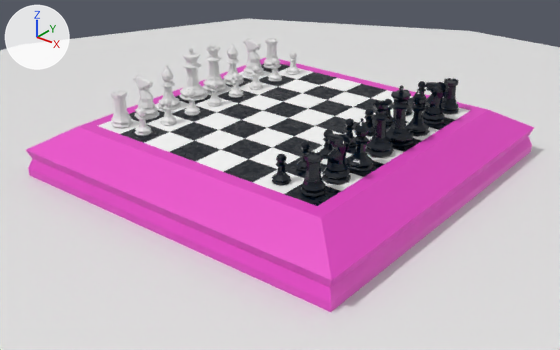
One commit to the Blender file 5_Low Poly Chess/Chess Scene.blend: the scene before it, then after it.
Rendered twice from a camera (50 mm lens) standing at (0.538, -0.689, 0.347) and looking at (0.012, -0.031, -0.061). The axes (+X, +Y, +Z) are drawn at upper left. The lights are the same throughout.
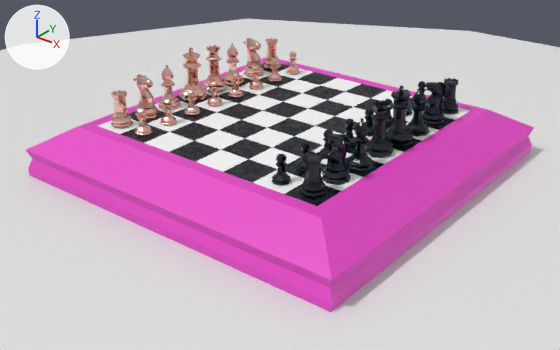
The change, as JSON lines over the scene's bpy script:
```json
{"op": "set", "path": "mat_beyaz.base_color", "old": "(0.8, 0.8, 0.8)", "new": "(1.0, 0.613, 0.529)", "note": "white #e7e7e7 -> beige #ffcdc0"}
{"op": "set", "path": "mat_beyaz.roughness", "old": "0.5", "new": "0.118"}
{"op": "set", "path": "mat_beyaz.metallic", "old": "0.0", "new": "1.0"}
{"block": "me_king", "where": "me_king.from_pydata(...)  # 364 vertices, 358 faces; spans x -0.0222..0.0223, y -0.0216..0.023, z 0.0..0.1004"}
{"op": "add", "block": "me_king", "code": "me_king.materials.append(mat_beyaz)  # beige #ffcdc0"}
{"block": "me_cylinder_001", "where": "me_cylinder_001.from_pydata(...)  # 250 vertices, 248 faces; spans x -0.0151..0.0151, y -0.0151..0.0151, z 0.0..0.0504"}
{"op": "add", "block": "me_cylinder_001", "code": "me_cylinder_001.materials.append(mat_beyaz)  # beige #ffcdc0"}
{"block": "me_bishop_004", "where": "me_bishop_004.from_pydata(...)  # 272 vertices, 282 faces; spans x -0.0201..0.0201, y -0.0192..0.021, z 0.0..0.0809"}
{"op": "add", "block": "me_bishop_004", "code": "me_bishop_004.materials.append(mat_beyaz)  # beige #ffcdc0"}
{"block": "me_rook_001", "where": "# used by ob_white_rook; location = (-0.14, 0.14, 0.0); scale = (0.668, 0.668, 0.682)"}
{"op": "remove", "block": "me_rook_001", "code": "me_rook_001.from_pydata(...)  # 224 vertices, 186 faces; spans x -0.0196..0.0196, y -0.0191..0.0201, z 0.0..0.0586"}
{"op": "add", "block": "me_rook_001", "code": "me_rook_001.from_pydata(...)  # 399 vertices, 361 faces; spans x -0.0196..0.0196, y -0.0191..0.0201, z 0.0..0.0586"}
{"block": "me_rook_001", "change": "me_rook_001 part 1: 178 faces spanning x -0.0196..0.0196, y -0.0191..0.0201, z 0.0..0.0586 switch from no material to mat_beyaz (beige #ffcdc0)"}
{"block": "me_rook", "where": "me_rook.from_pydata(...)  # 224 vertices, 186 faces; spans x -0.0196..0.0196, y -0.0191..0.0201, z 0.0..0.0586"}
{"op": "add", "block": "me_rook", "code": "me_rook.materials.append(mat_beyaz)  # beige #ffcdc0"}
```

Pixel boxes [x1, y1, x2, y2] of what changed, in the pictures (560 x 350 px):
```json
{"object": "White King", "change": "recoloured, surface changed", "before": [179, 47, 208, 101], "after": [179, 47, 208, 101]}
{"object": "White Knight 2", "change": "recoloured, surface changed", "before": [133, 74, 160, 120], "after": [133, 74, 160, 120]}
{"object": "White Queen", "change": "recoloured, surface changed", "before": [203, 44, 227, 92], "after": [203, 44, 227, 92]}
{"object": "White Rook 2", "change": "recoloured, surface changed", "before": [111, 90, 133, 128], "after": [111, 90, 133, 128]}
{"object": "White Knight ", "change": "recoloured, surface changed", "before": [243, 38, 264, 77], "after": [243, 38, 264, 77]}
{"object": "White Bishop 2", "change": "recoloured, surface changed", "before": [158, 65, 181, 110], "after": [158, 65, 181, 110]}
{"object": "White Bishop ", "change": "recoloured, surface changed", "before": [223, 43, 244, 85], "after": [223, 43, 244, 85]}
{"object": "White Rook", "change": "recoloured, surface changed", "before": [263, 38, 281, 69], "after": [263, 38, 281, 69]}
{"object": "White Pawn ", "change": "recoloured, surface changed", "before": [135, 108, 152, 136], "after": [135, 108, 152, 136]}
{"object": "White Pawn 2", "change": "recoloured, surface changed", "before": [160, 98, 177, 126], "after": [160, 98, 177, 126]}
{"object": "White Pawn 3", "change": "recoloured, surface changed", "before": [184, 89, 200, 116], "after": [184, 89, 200, 116]}
{"object": "White Pawn 4", "change": "recoloured, surface changed", "before": [207, 81, 223, 107], "after": [207, 81, 223, 107]}
{"object": "White Pawn 5", "change": "recoloured, surface changed", "before": [228, 73, 244, 98], "after": [228, 73, 244, 98]}
{"object": "White Pawn 6", "change": "recoloured, surface changed", "before": [249, 65, 263, 90], "after": [249, 65, 263, 90]}
{"object": "White Pawn 7", "change": "recoloured, surface changed", "before": [268, 58, 282, 82], "after": [268, 58, 282, 82]}
{"object": "White Pawn 8", "change": "recoloured, surface changed", "before": [286, 51, 300, 75], "after": [286, 51, 300, 75]}
{"part": 1, "of": "me_rook_001", "change": "recoloured", "before": [263, 39, 281, 69], "after": [263, 39, 281, 69]}
```
